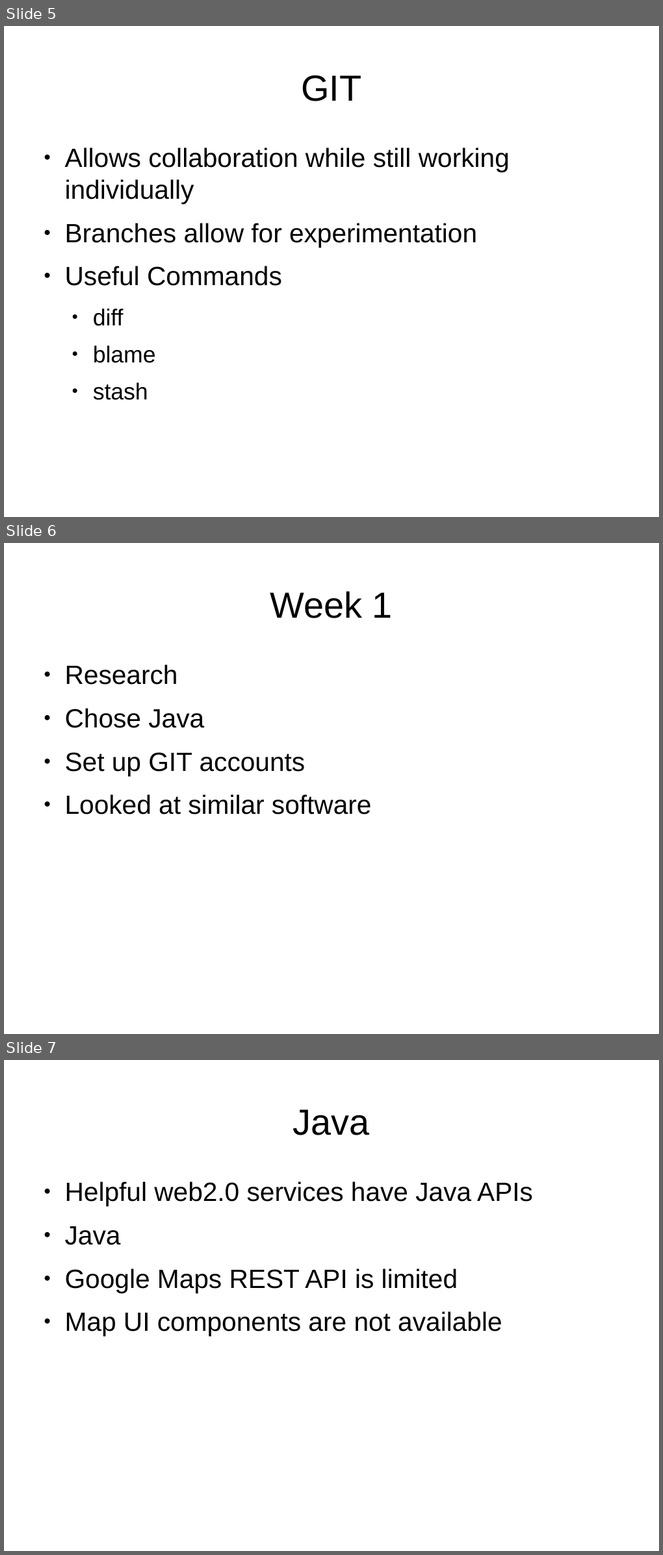
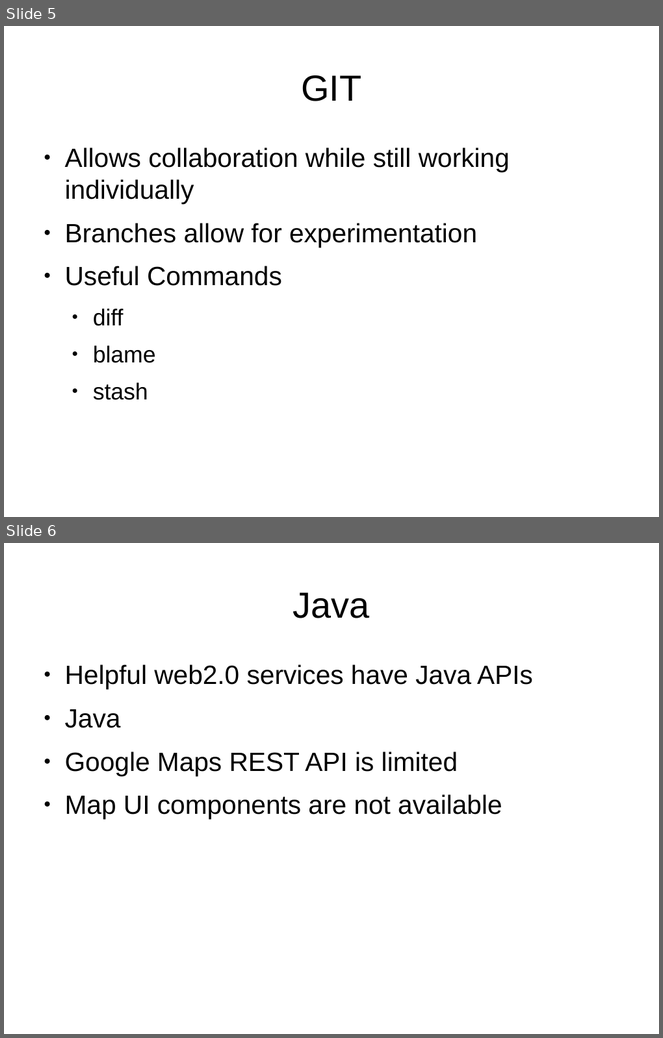
Before and after one commit to fsuarez2005/cosc481-frank-placemap, a slide deck: doc/presentation.odp. Shown one above the other, each under a label of ours: slides 5, 6 and 7 before the commit, slides 5 and 6 after it. The pictures are 663x1555 and 663x1038 pixels, drawn with LibreOffice and Linux fonts; fonts in the diff are those of the drawing; background and template pictures are left out. Boxes give left, top, right and bottom in pixels: in the first picture for what was removed or moved away, otherwise in the second. Text is boxed around its words. In the diff, an @@ line names an element or a change of style, - is before the commit and + after.

```diff
--- a/doc/presentation.odp
+++ b/doc/presentation.odp
@@ slide 6 removed at (4, 543, 659, 1034), background picture (left out) @@
@@ title removed at (270, 591, 393, 618) @@
-Week 1
@@ text removed at (65, 665, 372, 815) @@
-● Research
-● Chose Java
-● Set up GIT accounts
-● Looked at similar software
@@ what was slide 7 is now slide 6 @@
```
Also in this commit, not shown: 1 slide added, 4 other slides removed.
